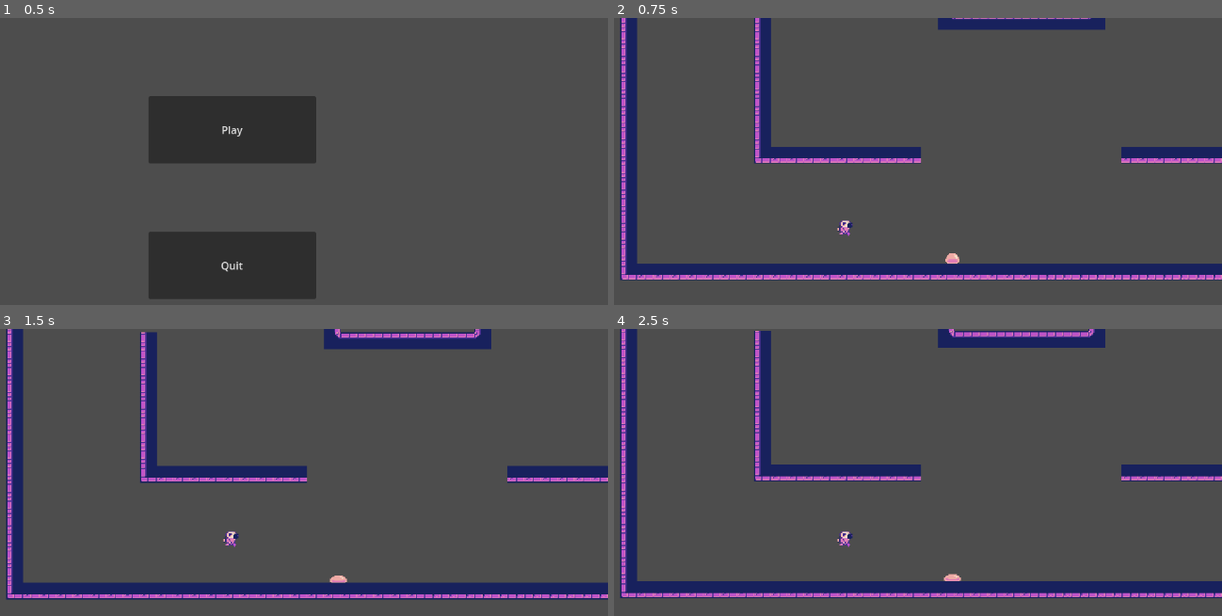
Above: before the commit, frames 1-4 (two rows, left to right).
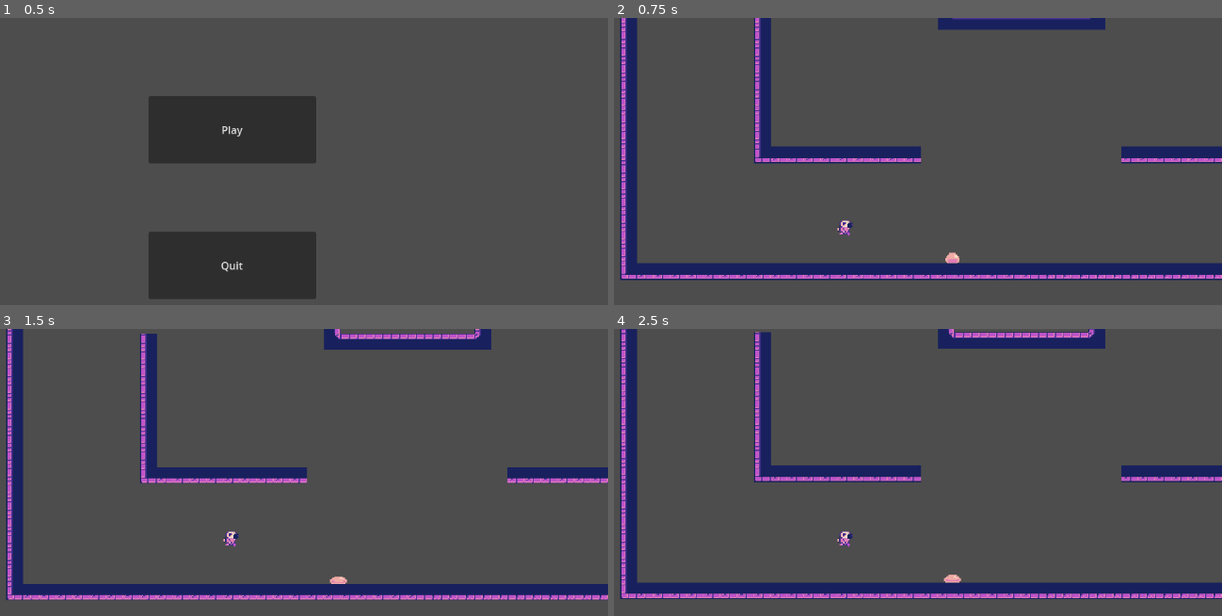
Above: after the commit, the same moments.

Repository: eeroleppalehto/Gravitas
Game: Godot game, scene res://scenes/Main.tscn
Two runs of this game, one before a commit and one after it. Both use one fixed random seed, a clock stepped at 60 frames per second and the inputs below.
Inputs:
- Up to frame 1 (0.5 s): no input
- Up to frame 2 (0.75 s): click "Play" at 0.5 s
- Up to frame 3 (1.5 s): tap Enter (ui_accept) at 1.25 s; hold Right (ui_gravity_right) from 1.28 s (still down)
- Up to frame 4 (2.5 s): keep holding Right (ui_gravity_right); tap Enter (ui_accept) at 1.52, 2.27 s

Frame 1 is identical in both runs. In frame 2, 1.2% of the frame differs, in the area x 1-100%, y 0-92%; in frame 3, 3.2%; in frame 4, 4.0%, in the area x 1-100%, y 0-95%.

Commit message:
Updated gravity to new controls

Diff:
--- a/gravitas/Scripts/Gravity.gd
+++ b/gravitas/Scripts/Gravity.gd
@@ -1,7 +1,7 @@
 extends Node
 
 # Global Gravity variables
-var mode = "scene"
+var mode
 var player: CharacterBody2D
 var isRotating = false
 var currentGravityDirection = SOUTH
@@ -19,10 +19,10 @@
 const EAST = 1
 const NORTH = 2
 const WEST = 3
-const GRAVITY_SOUTH = Vector2(0, 980) # Normal gravity
-const GRAVITY_EAST = Vector2(980, 0) # Player falls to east
-const GRAVITY_NORTH = Vector2(0, -980) # Player falls to north
-const GRAVITY_WEST = Vector2(-980, 0) # Player falls to west
+const GRAVITY_SOUTH = Vector2(0, 1000) # Normal gravity
+const GRAVITY_EAST = Vector2(1000, 0) # Player falls to east
+const GRAVITY_NORTH = Vector2(0, -1000) # Player falls to north
+const GRAVITY_WEST = Vector2(-1000, 0) # Player falls to west
 
 func rotate() -> void:
 	if mode == "scene":
@@ -58,17 +58,17 @@
 			rotation_state = 0
 		return
 
-	if Input.is_action_just_pressed("ui_down"):
+	if Input.is_action_just_pressed("ui_gravity_left"):
+		isRotating = true
+		isTurningLeft = true
+
+	if Input.is_action_just_pressed("ui_gravity_right"):
 		isRotating = true
 		isTurningRight = true
 
-	if Input.is_action_just_pressed("ui_up"):
-		isRotating = true
-		isTurningLeft = true
-
 
 func rotatePlayer() -> void:
-	if Input.is_action_just_pressed("ui_down"):
+	if Input.is_action_just_pressed("ui_gravity_left"):
 		currentGravity = Vector2(currentGravity.y, -currentGravity.x)
 		currentGravityDirection = (currentGravityDirection + 1) % 4
 
@@ -76,7 +76,7 @@
 		player.set_up_direction(Vector2(currentUpDirection.y, -currentUpDirection.x))
 		player.set_rotation_degrees(player.get_rotation_degrees() - 90)
 
-	if Input.is_action_just_pressed("ui_up"):
+	if Input.is_action_just_pressed("ui_gravity_right"):
 		currentGravity = Vector2(-currentGravity.y, currentGravity.x)
 		currentGravityDirection = (currentGravityDirection - 1) % 4
 
